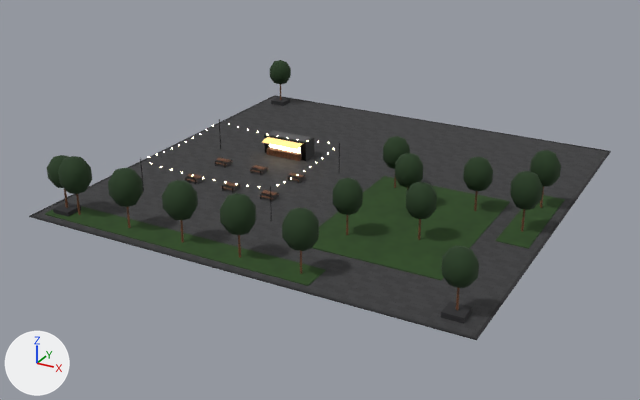
Two versions of the glTF model assets-src/models/buildings/fans/fans_L1.glb, one commit apart.
One viewpoint serves both versions: a 50 mm camera at (51.2, -100.2, 46.5) aimed at (-1.8, -3.8, -1.7). Every picture has the same lights, and +X, +Y and +Z are marked at lower left. The older version comes first.

Names of what the first picture shows: 'black_metal_fans_L1', 'concrete_dark_fans_L1', 'foliage_fans_L1', 'lawn_fans_L1', 'paving_fans_L1', 'wood_fans_L1' and 3 more.
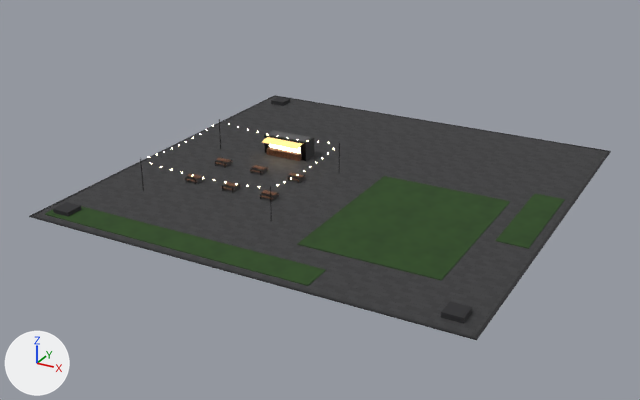
What differs and where, as boxes [x1, y1, x2, y2] in the pictures (640 x 400 px):
'foliage_fans_L1', deleted: before [47, 60, 561, 288]

Edits to the bpy script that builds the scene:
```text
Remove ob_foliage_fans_l1:
    ob_foliage_fans_l1 = bpy.data.objects.new('foliage_fans_L1', me_foliage_fans_l1)
    ob_foliage_fans_l1.location = (0.0, 0.0, 0.0)
```
